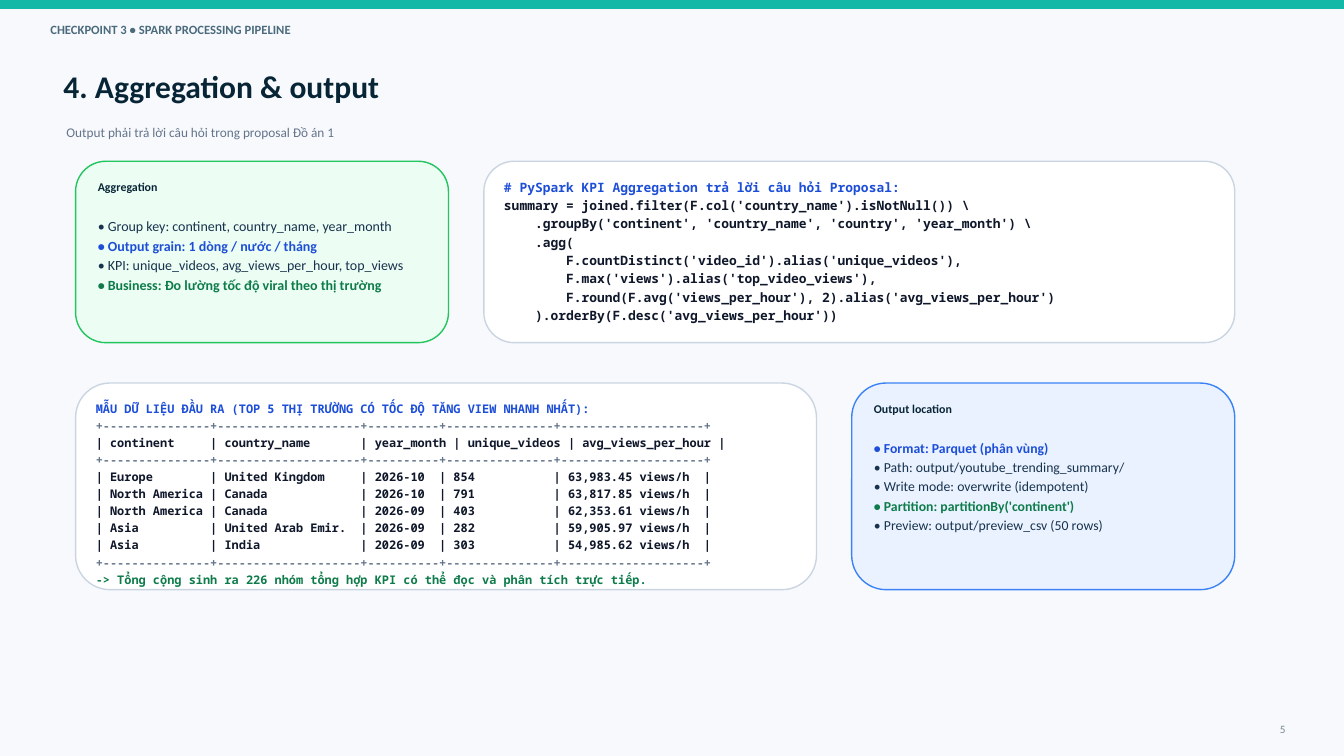
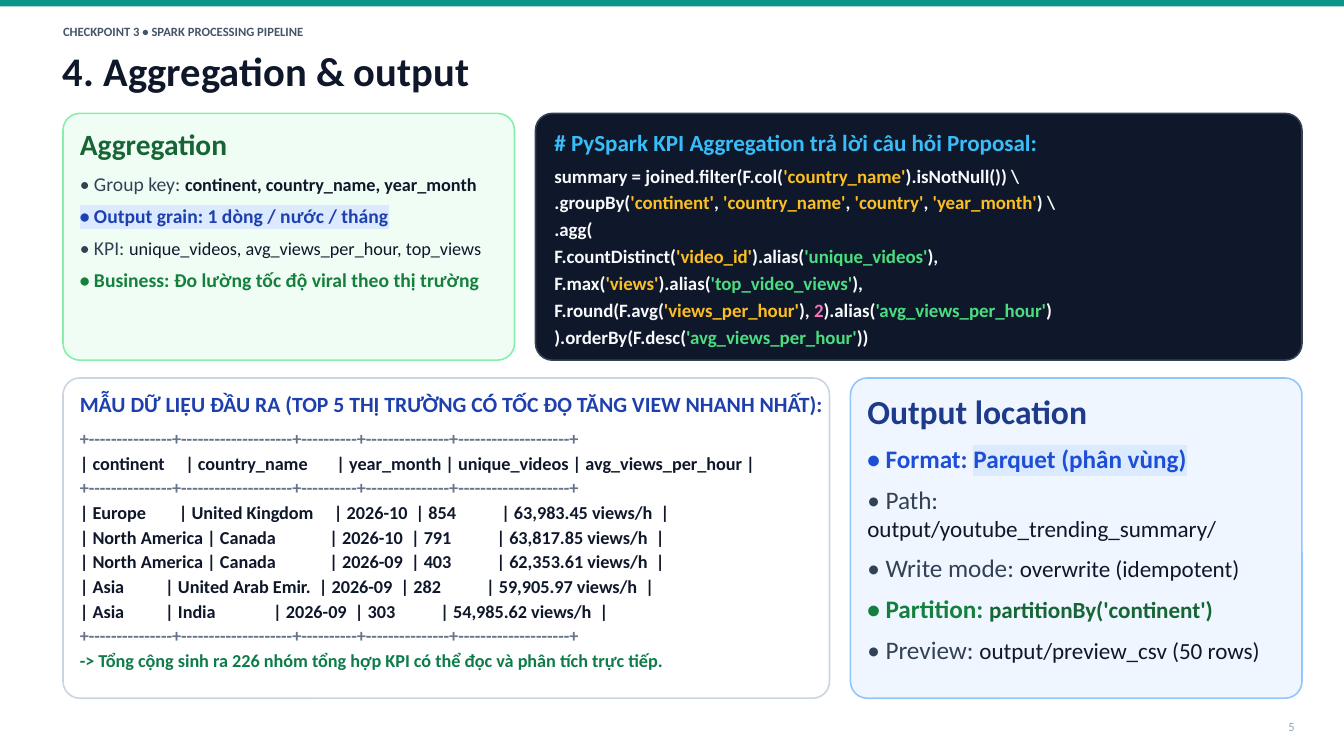
Before and after one commit to kichirou244/bigdata-project, a slide deck: slide 5 of docs/Checkpoint3_Report_YouTube_Trending.pptx. Drawn at 1344x756 pixels with LibreOffice and Linux fonts; fonts in the diff are those of the drawing; background and template pictures are left out. Boxes give left, top, right and bottom in pixels: in the first picture for what was removed or moved away, otherwise in the second. Text is boxed around its words. In the diff, an @@ line names an element or a change of style, - is before the commit and + after.

Commit message:
fix(deck): upscale typography (12-14.5pt), enforce run-level WCAG high-contrast colors, fix layout collision

```diff
--- a/docs/Checkpoint3_Report_YouTube_Trending.pptx
+++ b/docs/Checkpoint3_Report_YouTube_Trending.pptx
@@ background #F7F9FC to picture (left out) @@
@@ rectangle removed at [0,0,1344,8] @@
@@ rectangle added at [0,0,1344,6], fill #0D9488 @@
@@ text removed at [50,25,291,34] @@
-CHECKPOINT 3 • SPARK PROCESSING PIPELINE
@@ text added at [63,27,303,36], 9 pt, text #44546A, bold @@
+CHECKPOINT 3 • SPARK PROCESSING PIPELINE
@@ text "4. Aggregation & output": place and size @@
-text "4. Aggregation & output" at [63,76,380,104]
+text "4. Aggregation & output" at [63,57,469,93]
@@ text "4. Aggregation & output" at [63,57,469,93]: size 22.5 to 29 pt, text colour #082536 to #0F172A; less space between paragraphs @@
@@ rounded rectangle: place and size @@
-rounded rectangle at [76,161,449,343]
+rounded rectangle at [63,113,514,360]
@@ rounded rectangle at [63,113,514,360]: fill #ECFDF3 to #F0FDF4; outline #22C55E 1 pt to #86EFAC 1.13 pt; proportions changed @@
@@ rounded rectangle: place and size @@
-rounded rectangle at [484,161,1235,343]
+rounded rectangle at [535,113,1302,360]
@@ rounded rectangle at [535,113,1302,360]: fill #FFFFFF to #0F172A; outline #CBD5E1 1 pt to #334155 1.13 pt; proportions changed @@
@@ text removed at [66,127,334,139] @@
-Output phải trả lời câu hỏi trong proposal Đồ án 1
@@ text at [80,134,227,160]: paragraph added @@
+Aggregation
@@ text "Aggregation": place and size @@
-text "Aggregation" at [108,221,403,293]
+text "Aggregation" at [80,134,481,291]
@@ text "# PySpark KPI Aggregation trả ...": place and size @@
-text "# PySpark KPI Aggregation trả ..." at [504,181,1055,323]
+text "# PySpark KPI Aggregation trả ..." at [554,134,1052,347]
@@ text "# PySpark KPI Aggregation trả ..." at [554,134,1052,347]: size 9.2 to 16.5 pt, text colour #1D4ED8 to #38BDF8 in "# PySpark KPI Aggregation trả lời câu ..."; font Noto Sans Mono to Calibri; size 9.2 to 13.5 pt, text colour #0F172A to #F8FAFC in "summary = joined.filter(F.col('country_name').isNotNull()) \", ".groupBy('continent', 'country_name', 'country', 'year_month ...", ".agg(", "F.countDistinct('video_id').alias('unique_videos')," and 3 more places; text colour #0F172A to #FBBF24 in "joined.filter(F.col('country_name').isNotNull())", ".groupBy('continent', 'country_name', 'country', 'year_month ...", "F.countDistinct('video_id').alias('unique_videos'),", "F.max('views').alias('top_video_views')," and 1 more places; text colour #0F172A to #4ADE80 in "F.countDistinct('video_id').alias('unique_videos'),", "F.max('views').alias('top_video_views'),", "2).alias('avg_views_per_hour')", ").orderBy(F.desc('avg_views_per_hour'))"; text colour #0F172A to #F472B6 in "2).alias('avg_views_per_hour')"; less space between paragraphs; more space between paragraphs @@
@@ text at [94,177,481,291]: size 10 to 14 pt in "• Group key:", "• Output grain: 1 dòng / nước ...", "• KPI:", "• Business: Đo lường tốc độ viral ..."; size 10 to 13 pt, text colour #17324D to #0F172A in "continent, country_name, year_month", "unique_videos, avg_views_per_hour, top_views"; text colour #17324D to #334155 in "• Group key:", "• KPI:"; bold on in "continent, country_name, year_month"; text colour #1D4ED8 to #1E40AF, highlight none to #DBEAFE in "• Output grain: 1 dòng / nước ..."; text colour #0E7C4A to #15803D in "• Business: Đo lường tốc độ viral ..."; more space between paragraphs @@
@@ text removed at [98,182,158,193] @@
-Aggregation
@@ rounded rectangle: place and size @@
-rounded rectangle at [76,383,817,590]
+rounded rectangle at [63,378,829,699]
@@ rounded rectangle at [63,378,829,699]: outline #CBD5E1 1 pt to #CBD5E1 1.13 pt; proportions changed @@
@@ rounded rectangle: place and size @@
-rounded rectangle at [852,383,1235,590]
+rounded rectangle at [851,378,1303,699]
@@ rounded rectangle at [851,378,1303,699]: fill #EAF2FF to #EFF6FF; outline #3B82F6 1 pt to #93C5FD 1.13 pt; proportions changed @@
@@ text "MẪU DỮ LIỆU ĐẦU RA ...": place and size @@
-text "MẪU DỮ LIỆU ĐẦU RA ..." at [96,401,711,587]
+text "MẪU DỮ LIỆU ĐẦU RA ..." at [80,394,823,671]
@@ text "MẪU DỮ LIỆU ĐẦU RA ..." at [80,394,823,671]: size 8.5 to 15.5 pt, text colour #1D4ED8 to #1E40AF in "MẪU DỮ LIỆU ĐẦU RA (TOP 5 ..."; font Noto Sans Mono to Calibri, size 8.5 to 13 pt; less space between paragraphs; more space between paragraphs @@
@@ text at [867,400,1087,430]: paragraph added @@
+Output location
@@ text "Output location": place and size @@
-text "Output location" at [884,443,1125,532]
+text "Output location" at [867,400,1260,663]
@@ text removed at [874,404,952,415] @@
-Output location
@@ text at [867,449,1260,663]: size 9.8 to 18 pt in "• Format: Parquet (phân vùng)", "• Path:", "• Write mode:", "• Partition:" and 1 more places; highlight none to #DBEAFE in "Parquet (phân vùng)"; size 9.8 to 16.5 pt in "output/youtube_trending_summary/", "overwrite (idempotent)", "partitionBy('continent')", "output/preview_csv (50 rows)"; text colour #17324D to #334155 in "• Path:", "• Write mode:", "• Preview:"; text colour #17324D to #0F172A in "output/youtube_trending_summary/", "overwrite (idempotent)", "output/preview_csv (50 rows)"; text colour #0E7C4A to #15803D in "• Partition:"; text colour #0E7C4A to #166534 in "partitionBy('continent')"; more space between paragraphs @@
@@ text "5" at [1288,723,1294,731]: size 8 to 9 pt, text colour #7B8794 to #94A3B8; alignment left to centre; vertical alignment top to middle @@
```
Also in this commit, not shown: 4 other slides changed, 1 slide added, 1 slide removed, 5 other files.
